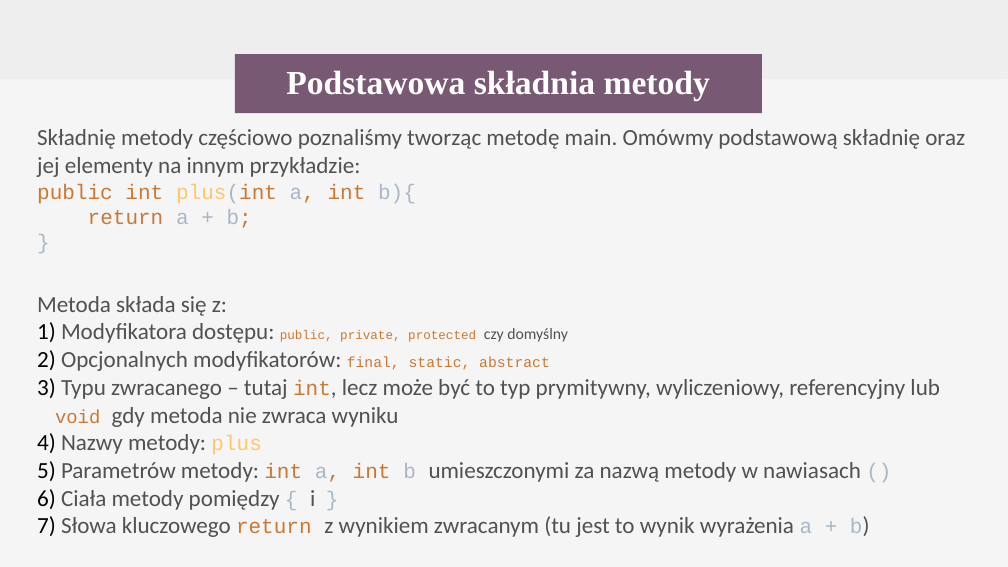
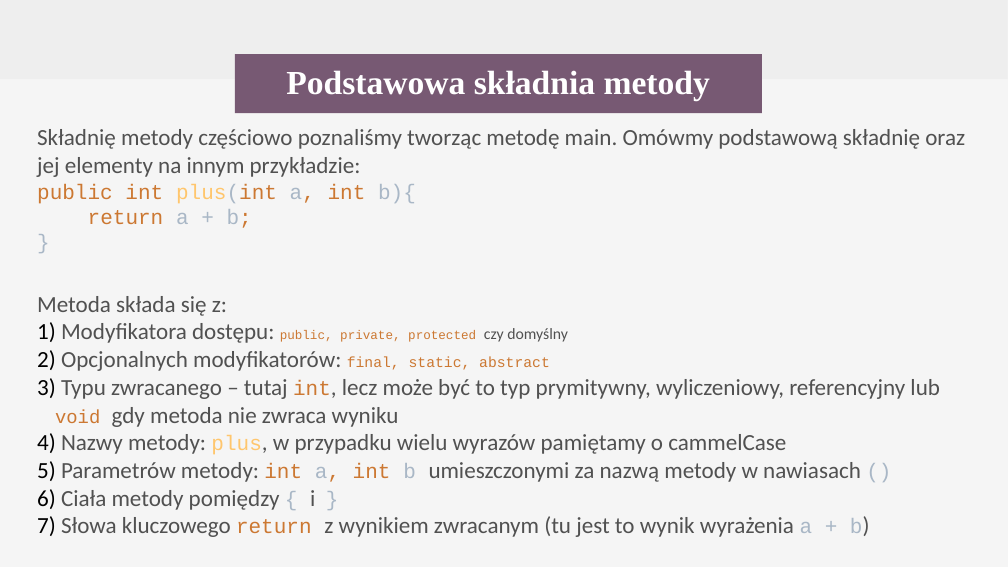
Before and after one commit to testuser-design/TESTwro8_Podstawy_programowania, a slide deck: slide 18 of Wstęp do programowania 20200718.odp. Drawn at 1008x567 pixels with LibreOffice and Linux fonts; fonts in the diff are those of the drawing; background and template pictures are left out. Boxes give left, top, right and bottom in pixels: in the first picture for what was removed or moved away, otherwise in the second. Text is boxed around its words. In the diff, an @@ line names an element or a change of style, - is before the commit and + after.

```diff
--- a/Wstęp do programowania 20200718.odp
+++ b/Wstęp do programowania 20200718.odp
@@ text at (61, 434, 786, 455): text changed @@
-4) Nazwy metody: plus
+4) Nazwy metody: plus, w przypadku wielu wyrazów pamiętamy o cammelCase
```
Also in this commit, not shown: 8 slides added.
